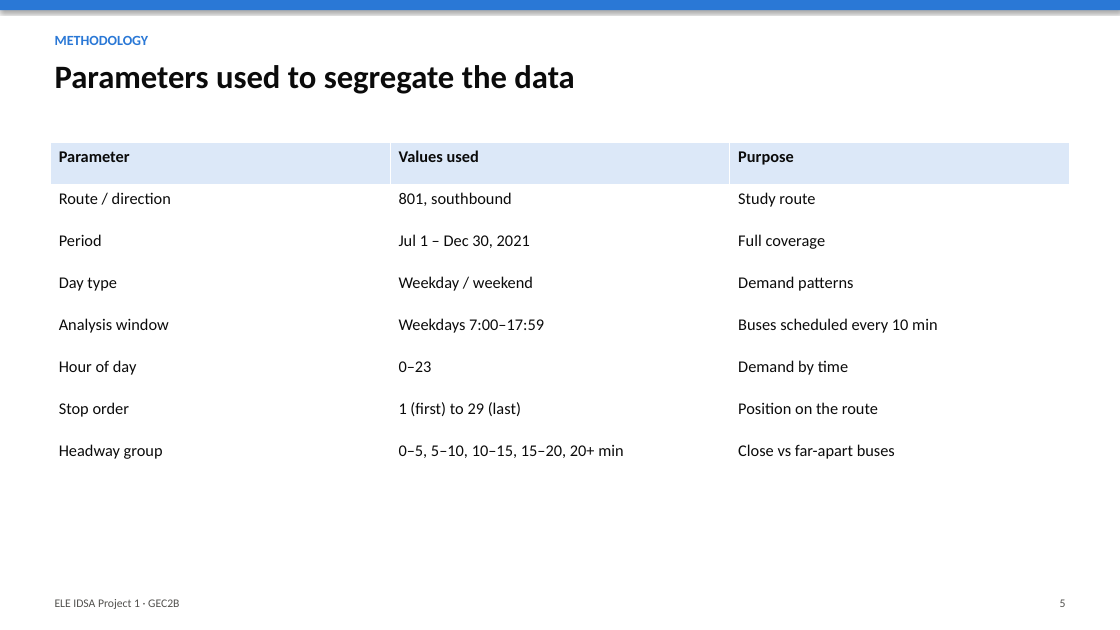
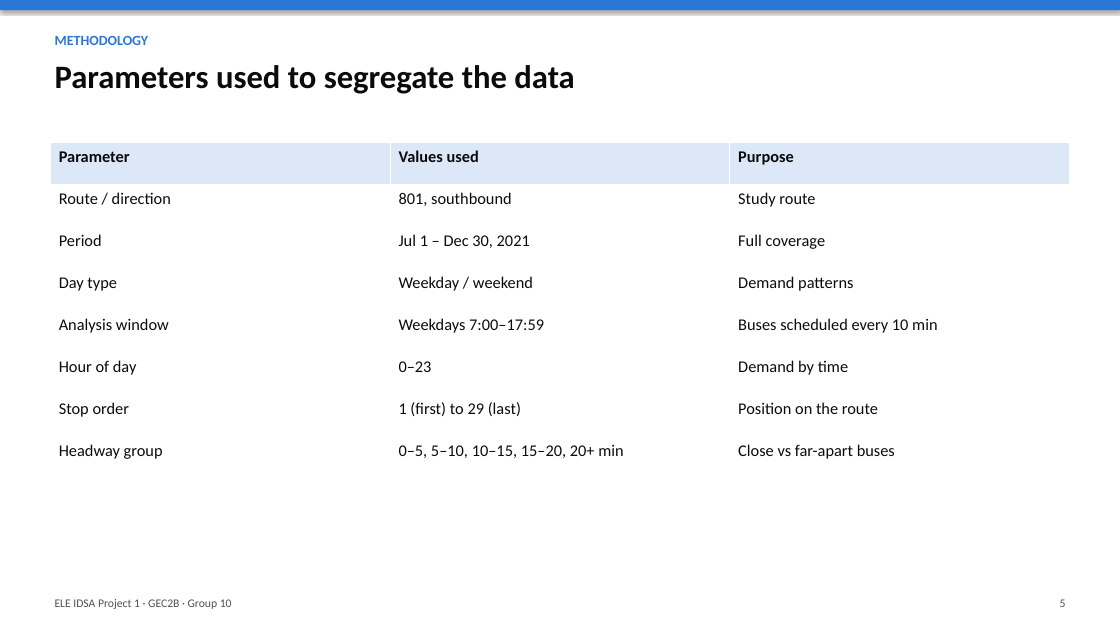
Before and after one commit to RJL-Marquez/ELE-IDSA-PROJECT-1, a slide deck: slide 5 of report/output/ELE_IDSA_Project1_Slides.pptx. Drawn at 1120x630 pixels with LibreOffice and Linux fonts; fonts in the diff are those of the drawing. Boxes give left, top, right and bottom in pixels: in the first picture for what was removed or moved away, otherwise in the second. Text is boxed around its words. In the diff, an @@ line names an element or a change of style, - is before the commit and + after.

```diff
--- a/report/output/ELE_IDSA_Project1_Slides.pptx
+++ b/report/output/ELE_IDSA_Project1_Slides.pptx
@@ text at bbox=[55, 599, 232, 609]: text changed @@
-ELE IDSA Project 1 · GEC2B
+ELE IDSA Project 1 · GEC2B · Group 10
```
Also in this commit, not shown: 18 other slides changed, 3 other files.
